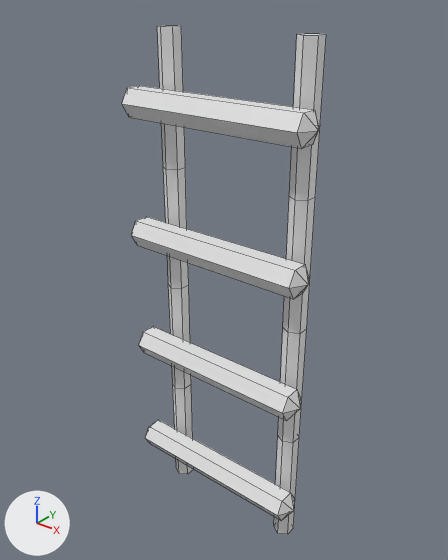
A saved change to the Blender file torre.blend.
One viewpoint serves both versions: a camera (50 mm lens) standing at (11.21, -11.88, 13.27) and looking at (1.79, -0.1, 5.97). Arrows for +X, +Y and +Z are at lower left; the lights stay in place. Mesh edges are drawn as thin lines. The same objects are shown in both versions, whatever each file hides.
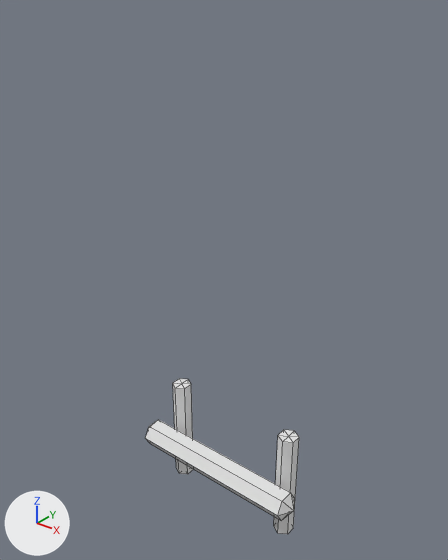
Pixel boxes (x1, y1, x2, y2) of what changed, in the pictures (448 x 560 px):
'Cylinder', reshaped, modifiers changed (24% narrower, 69% shorter): before (122, 26, 326, 534); after (145, 379, 299, 534)
part 1 of me_cylinder, built on: before (159, 26, 324, 36); after (173, 379, 299, 443)

Edits to the bpy script that builds the scene:
```text
Change me_cylinder:
    used by ob_cylinder; location = (0.0, 0.0, 0.0)
    remove me_cylinder.from_pydata(...)  # 38 vertices, 34 faces; spans x -0.88..4.76, y -1.16..0.3, z -1.75..1.75
    add me_cylinder.from_pydata(...)  # 42 vertices, 54 faces; spans x -0.88..4.76, y -1.16..0.3, z -1.75..1.75
    me_cylinder part 1
    4 faces are deleted
    4 vertices are added at (4.02, 0.0, -1.75), (4.02, 0.0, 1.75), (0.0, 0.0, 1.75), (0.0, 0.0, -1.75)
    24 new faces join them
Change ob_cylinder:
    where _m = ob_cylinder.modifiers.new('Array', 'ARRAY')
    _m.count: 4 -> 1
```
